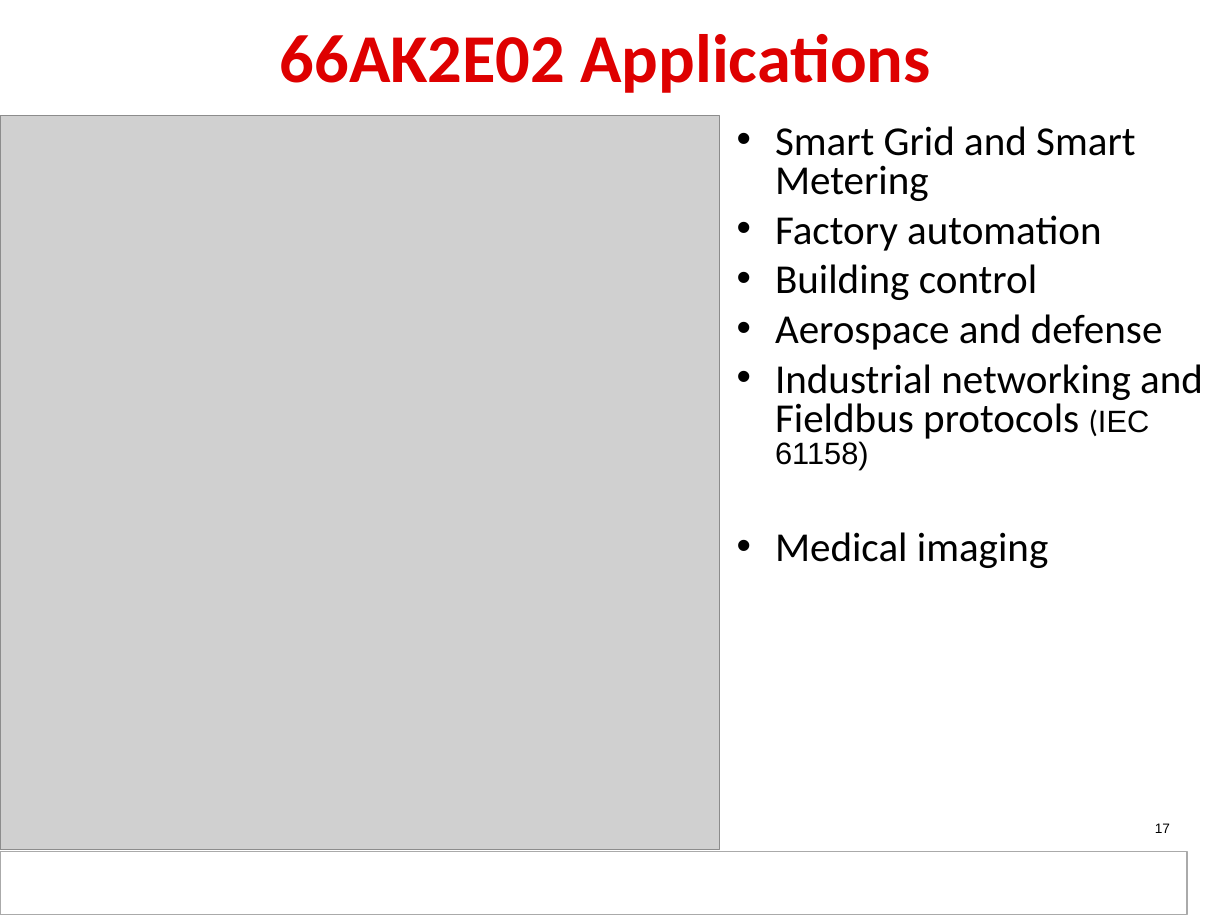
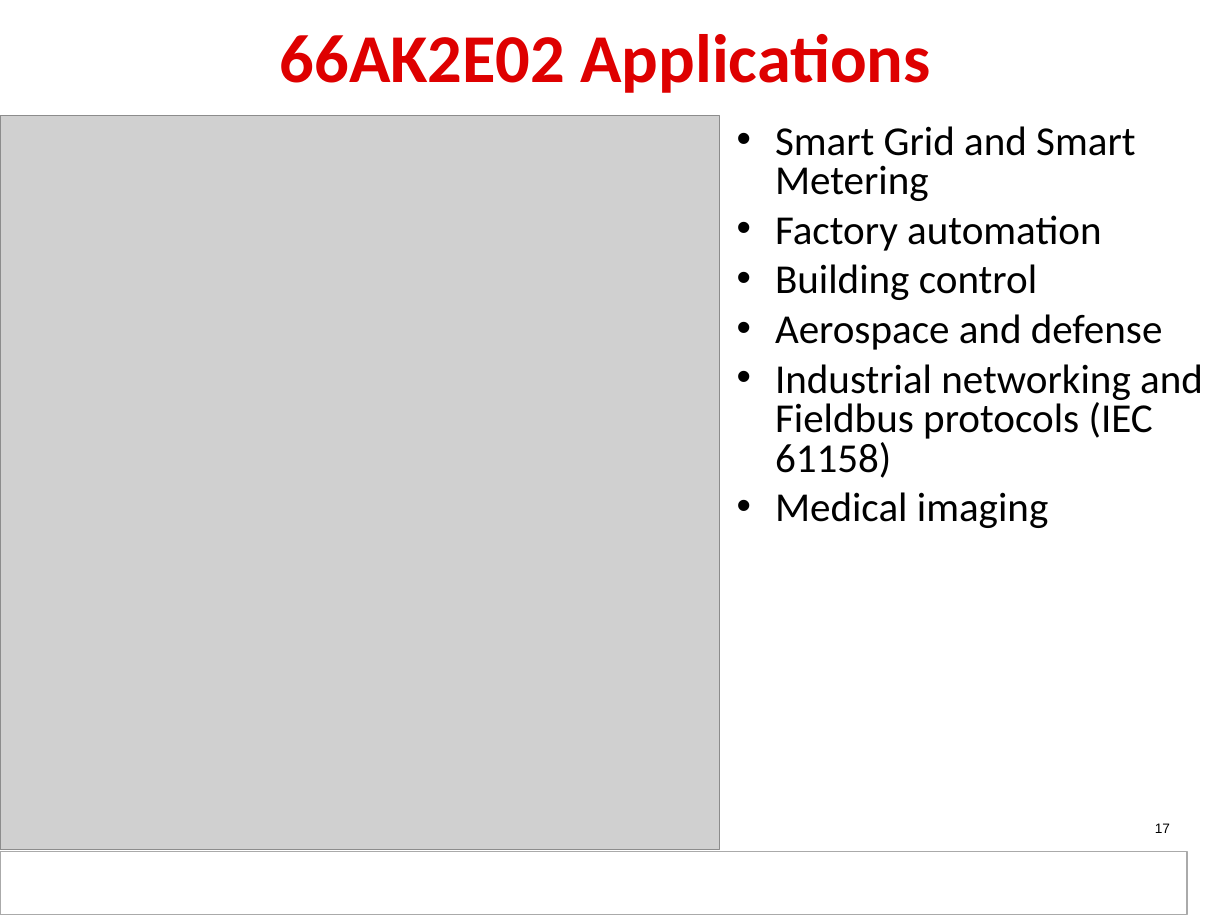
Before and after one commit to hari1989/keystone-workshop, a slide deck: slide 17 of slides/KeyStone_Edison.pptx. Drawn at 1232x924 pixels with LibreOffice and Linux fonts; fonts in the diff are those of the drawing; grey boxes stand for pictures; background and template pictures are left out. Boxes give left, top, right and bottom in pixels: in the first picture for what was removed or moved away, otherwise in the second. Text is boxed around its words. In the diff, an @@ line names an element or a change of style, - is before the commit and + after.

```diff
--- a/slides/KeyStone_Edison.pptx
+++ b/slides/KeyStone_Edison.pptx
@@ text at bbox=[775, 364, 1203, 478]: size 18 to 24 pt, font Arial to Calibri in "(IEC 61158)" @@
```
Also in this commit, not shown: 12 other slides changed.
